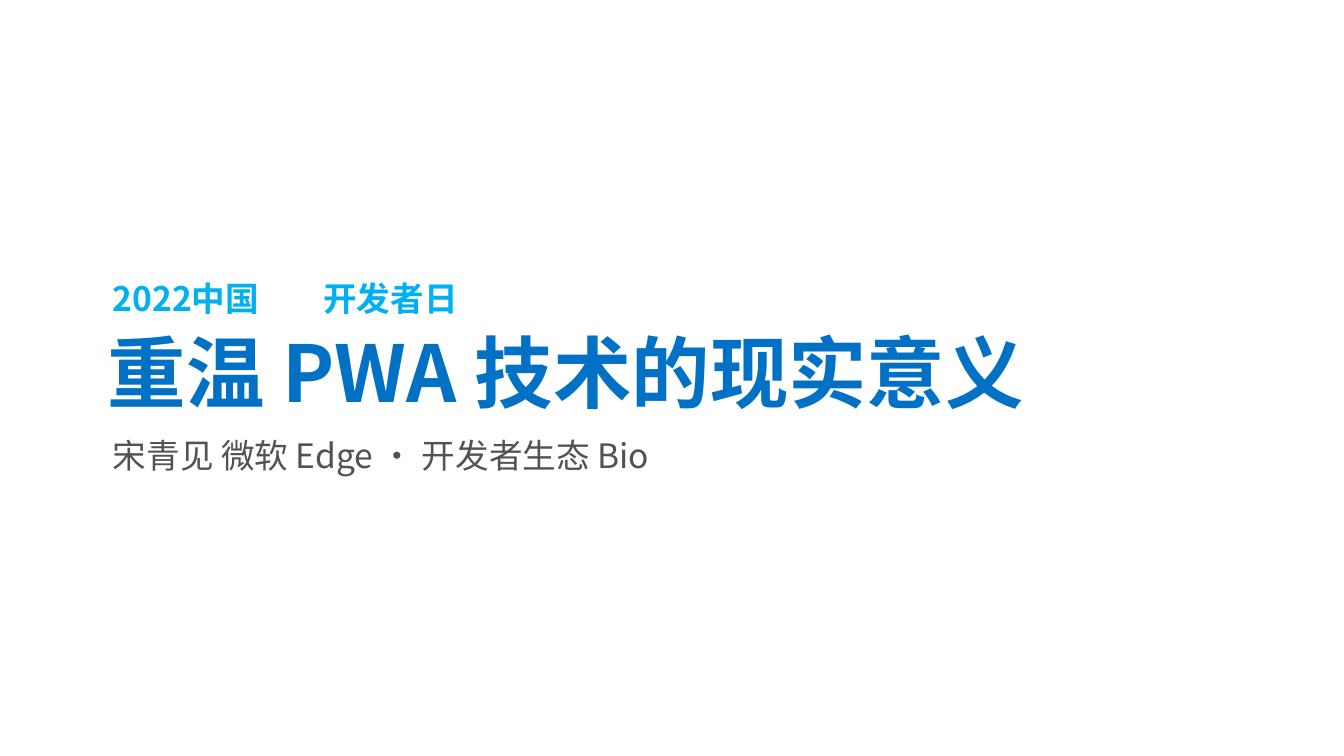
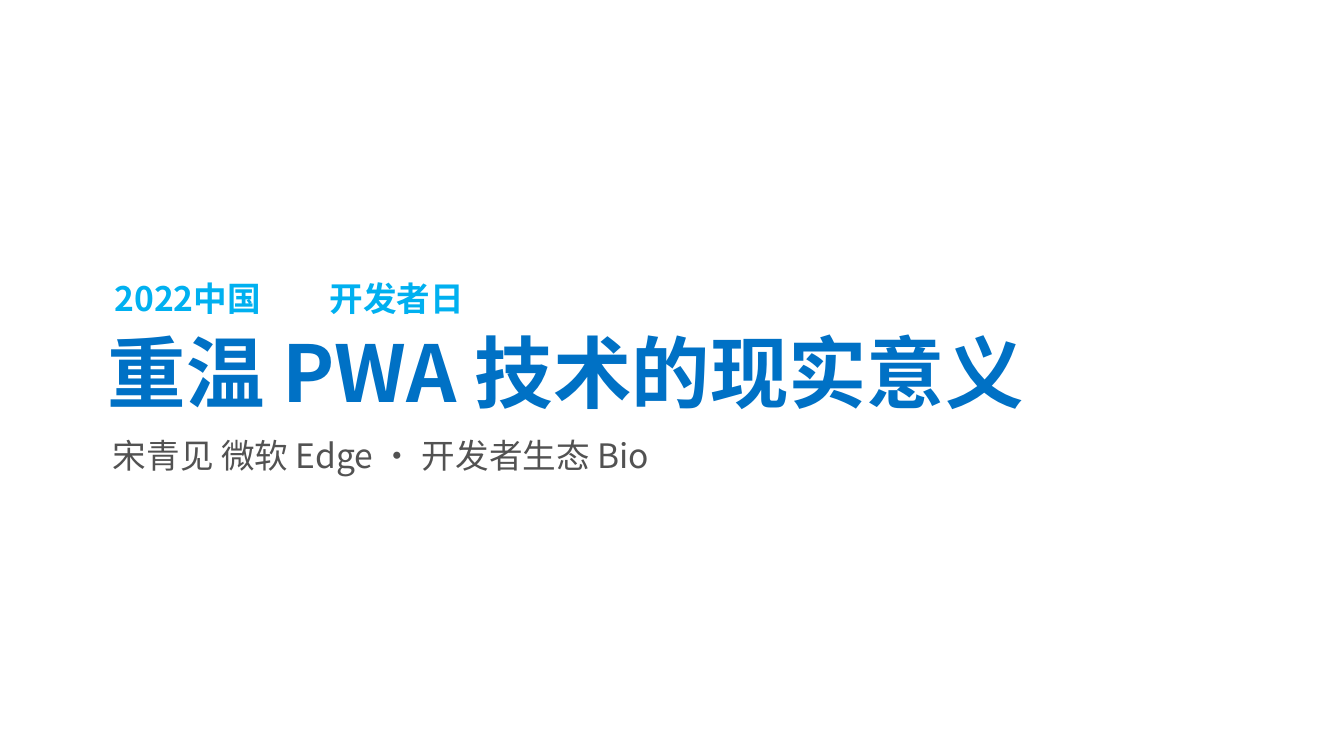
Before and after one commit to pwadeveloperday/v1, a slide deck: slide 1 of public/assets/slides/pwadevday2022_template.pptx. Drawn at 1344x756 pixels with LibreOffice and Linux fonts; fonts in the diff are those of the drawing; background and template pictures are left out. Boxes give left, top, right and bottom in pixels: in the first picture for what was removed or moved away, otherwise in the second. Text is boxed around its words. In the diff, an @@ line names an element or a change of style, - is before the commit and + after.

```diff
--- a/public/assets/slides/pwadevday2022_template.pptx
+++ b/public/assets/slides/pwadevday2022_template.pptx
@@ text "2022中国 开发者日" rewrapped from (113, 282, 457, 314) to (115, 282, 464, 314) @@
```
Also in this commit, not shown: 19 other files.
